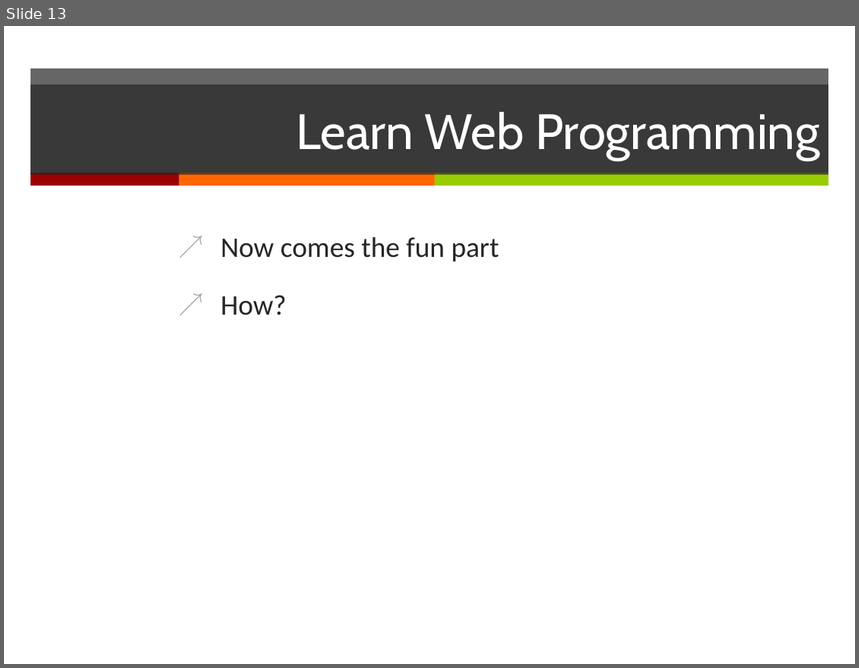
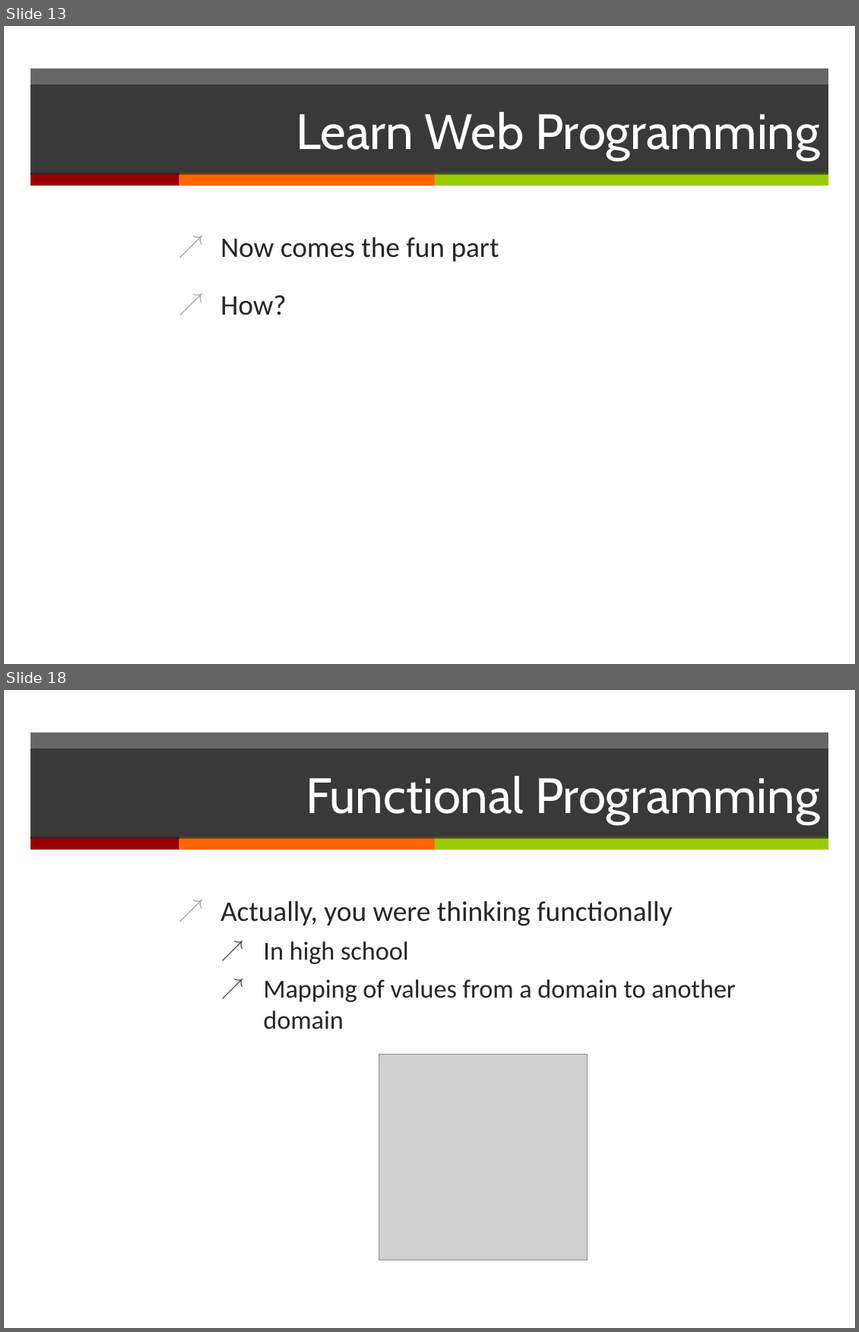
Before and after one commit to erkinun/slides, a slide deck: learn.pptx. Shown one above the other, each under a label of ours: slide 13 before the commit, slides 13 and 18 after it; the slides between them are not shown. The pictures are 859x668 and 859x1332 pixels, drawn with LibreOffice and Linux fonts; fonts in the diff are those of the drawing; grey boxes stand for pictures. Boxes give left, top, right and bottom in pixels: in the first picture for what was removed or moved away, otherwise in the second. Text is boxed around its words. In the diff, an @@ line names an element or a change of style, - is before the commit and + after.

```diff
--- a/learn.pptx
+++ b/learn.pptx
@@ slide 18 added at bbox=[4, 690, 855, 1328], background #FFFFFF; not listed: 4 template elements that a slide beside it also shows @@
@@ title added at bbox=[31, 749, 829, 839], fill #262626 at 70% opacity, 42 pt, text #FFFFFF @@
+Functional Programming
@@ text added at bbox=[221, 901, 736, 1030], 22 pt, text #262626 @@
+↗ Actually, you were thinking functionally
+  ↗ In high school
+  ↗ Mapping of values from a domain to another domain
@@ picture added at bbox=[379, 1054, 587, 1260] @@
```
Also in this commit, not shown: 3 slides changed, 4 other slides added.
